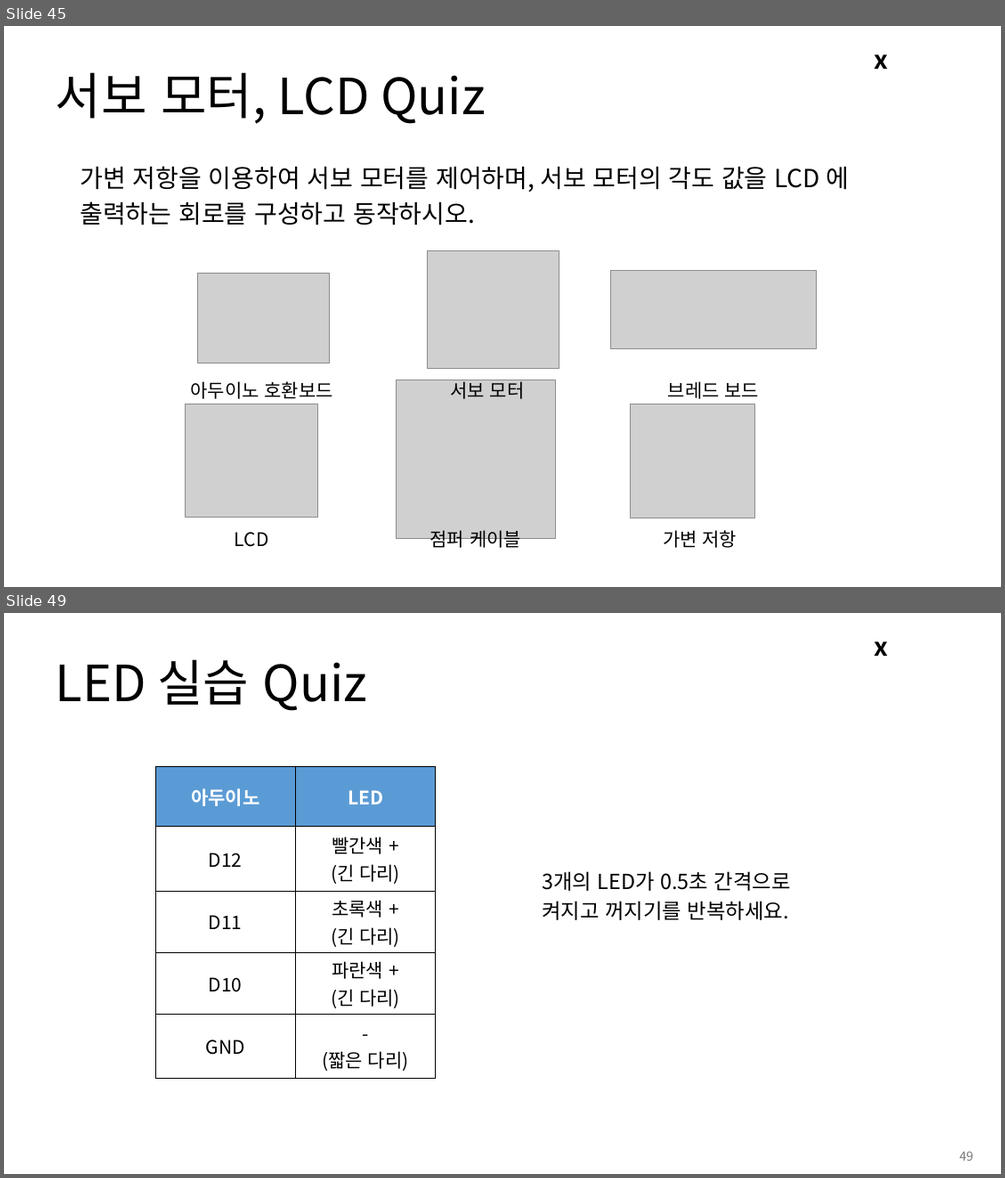
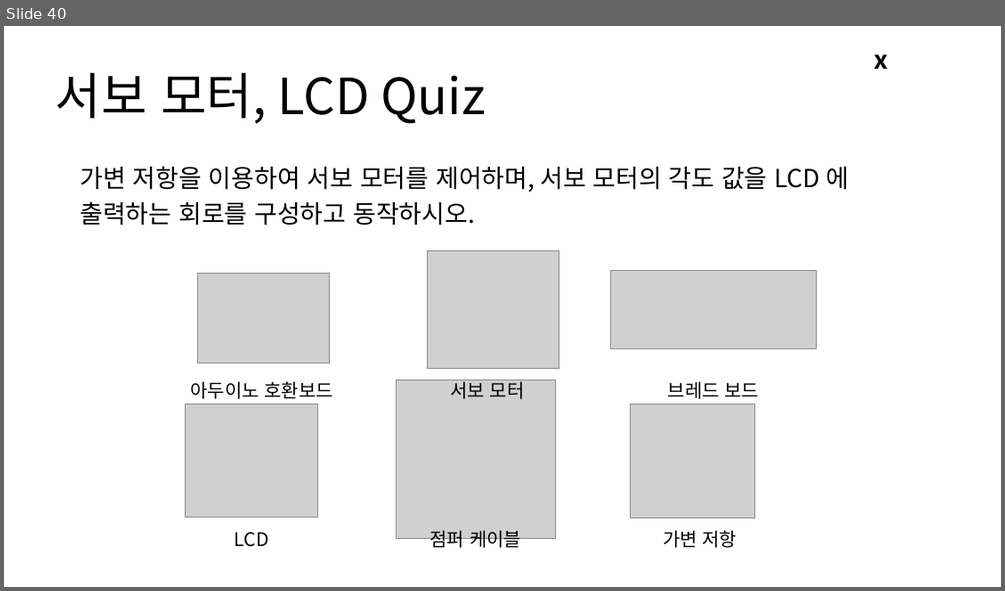
Before and after one commit to Leader-Lesson/KDT_RE_3rd, a slide deck: material/Arduino/03_아두이노 활용하기 2.pptx. Shown one above the other, each under a label of ours: slides 45 and 49 before the commit, slide 40 after it; the slides between them are not shown. The pictures are 1005x1178 and 1005x591 pixels, drawn with LibreOffice and Linux fonts; fonts in the diff are those of the drawing; grey boxes stand for pictures; background and template pictures are left out. Boxes give left, top, right and bottom in pixels: in the first picture for what was removed or moved away, otherwise in the second. Text is boxed around its words. In the diff, an @@ line names an element or a change of style, - is before the commit and + after.

```diff
--- a/material/Arduino/03_아두이노 활용하기 2.pptx
+++ b/material/Arduino/03_아두이노 활용하기 2.pptx
@@ slide 49 removed at box(4, 613, 1001, 1174), background #FFFFFF; not listed: 1 template element that a slide beside it also shows @@
@@ title removed at box(56, 659, 368, 711) @@
-LED 실습 Quiz
@@ table removed at box(156, 766, 436, 1076), 5 rows, 2 columns @@
-아두이노 | LED
-D12 | 빨간색 + / (긴 다리)
-D11 | 초록색 + / (긴 다리)
-D10 | 파란색 + / (긴 다리)
-GND | - / (짧은 다리)
@@ text removed at box(542, 871, 791, 920) @@
-3개의 LED가 0.5초 간격으로 켜지고 꺼지기를 반복하세요.
@@ page number removed at box(959, 1151, 973, 1160) @@
-49
@@ what was slide 45 is now slide 40 @@
```
Also in this commit, not shown: 6 slides changed, 16 slides added, 10 other slides removed, 5 other files.
